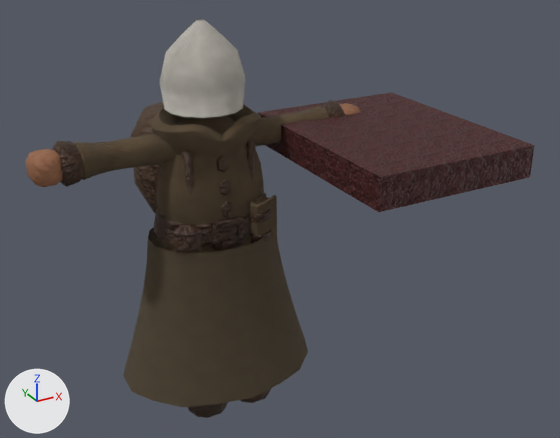
Before and after pictures for a commit that changed the glTF model csharp/Unciv.Godot/Packs/units/models/unit/Missionary.glb.
Both versions are drawn from a 50 mm camera at (-0.643, -1.486, 1.17) aimed at (0.126, -0.088, 0.471). The axes (+X, +Y, +Z) are drawn at lower left. The lights are the same throughout. The picture after the commit comes second. Where no turn or scale is listed for an object, it has been applied to the vertices. Vertices at exactly the same position are counted once.

Objects in the first picture: 'Prop', 'Warrior'.
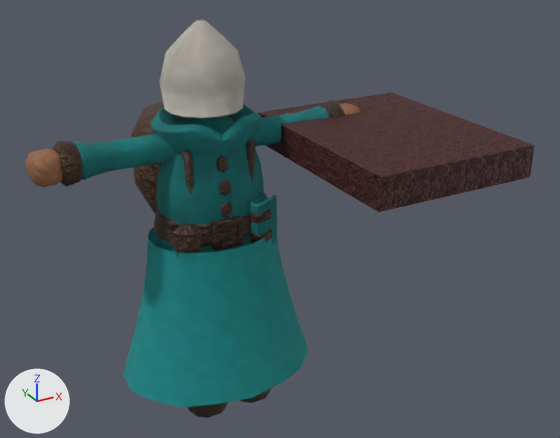
The change in detail:
me_mesh_skinned has 2382 vertices, 4569 faces and spans x -0.386..0.386, y -0.185..0.258, z 0.011..0.913.
me_mesh_skinned is used by ob_warrior; location (0.0, 0.0, -0.011).
me_mesh_skinned part 1: 894 faces centred in x -0.286..0.287, y -0.1..0.094, z 0.251..0.768 are repainted in the vertex colours; the middle colour goes from brown #584932 to dark cyan #0d7777.
me_mesh_skinned part 2: 744 faces centred in x -0.287..0.287, y -0.177..0.174, z 0.125..0.722 are repainted in the vertex colours; the middle colour goes from brown #5d4d35 to cyan #168181.

Pixel boxes [x1, y1, x2, y2] of what changed, in the pictures (560 x 438 px):
part 1 of me_mesh_skinned, recoloured (brown to dark cyan): [77, 104, 329, 252] in both
part 2 of me_mesh_skinned, recoloured (brown to cyan): [74, 108, 330, 407] in both
